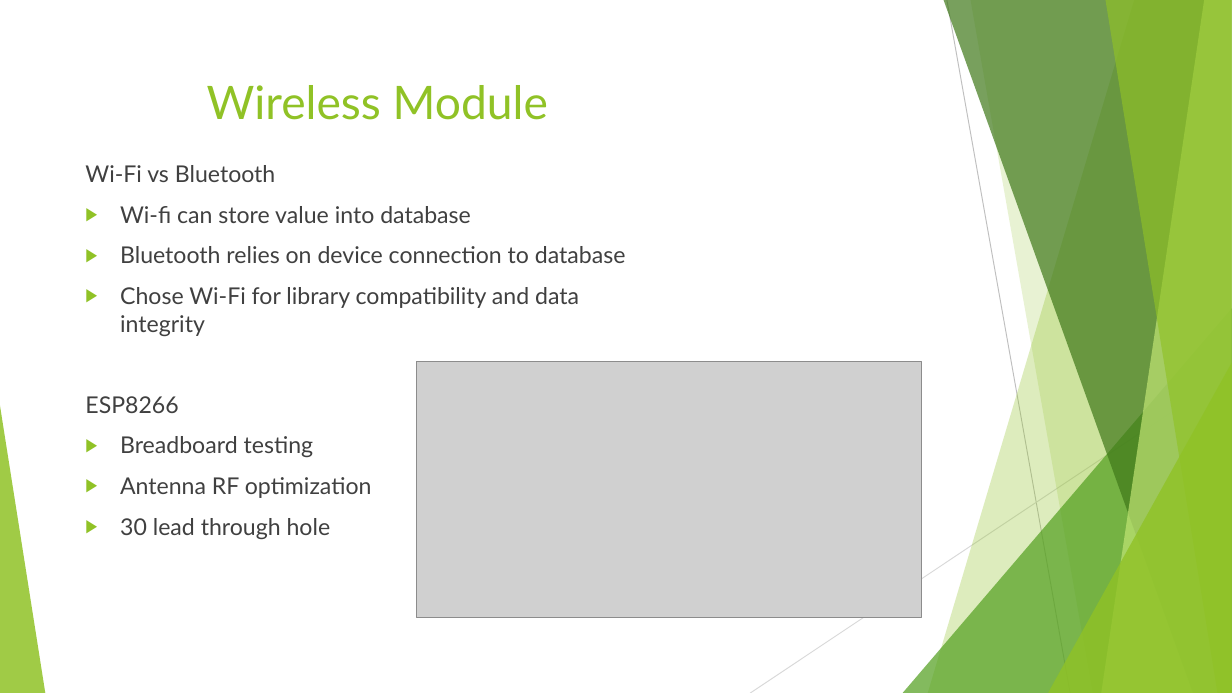
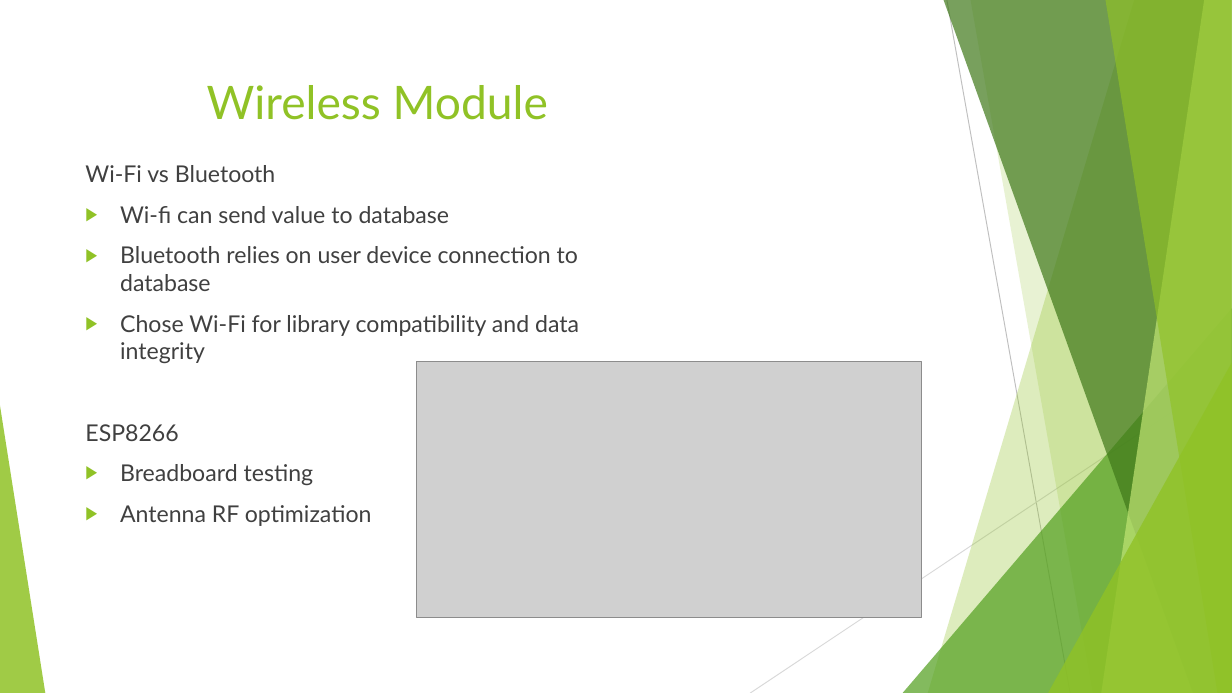
Before and after one commit to annavaykean/seniordesign_protoype, a slide deck: slide 21 of FinalPresentation.pptx. Drawn at 1232x693 pixels with LibreOffice and Linux fonts; fonts in the diff are those of the drawing; grey boxes stand for pictures. Boxes give left, top, right and bottom in pixels: in the first picture for what was removed or moved away, otherwise in the second. Text is boxed around its words. In the diff, an @@ line names an element or a change of style, - is before the commit and + after.

```diff
--- a/FinalPresentation.pptx
+++ b/FinalPresentation.pptx
@@ text at (120, 206, 578, 291): text changed @@
-▶ Wi-fi can store value into database
-▶ Bluetooth relies on device connection to database
+▶ Wi-fi can send value to database
+▶ Bluetooth relies on user device connection to database
@@ text at (120, 518, 331, 539): paragraph removed @@
-▶ 30 lead through hole
```
Also in this commit, not shown: 3 other slides changed.
